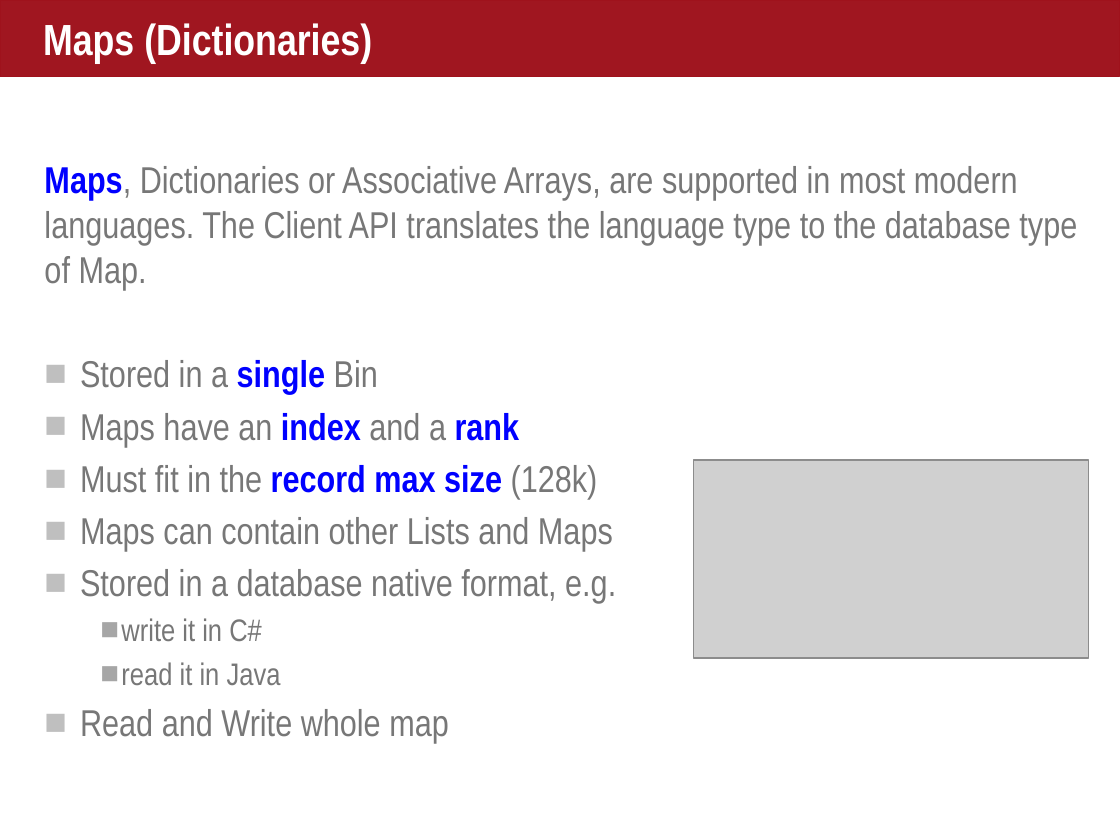
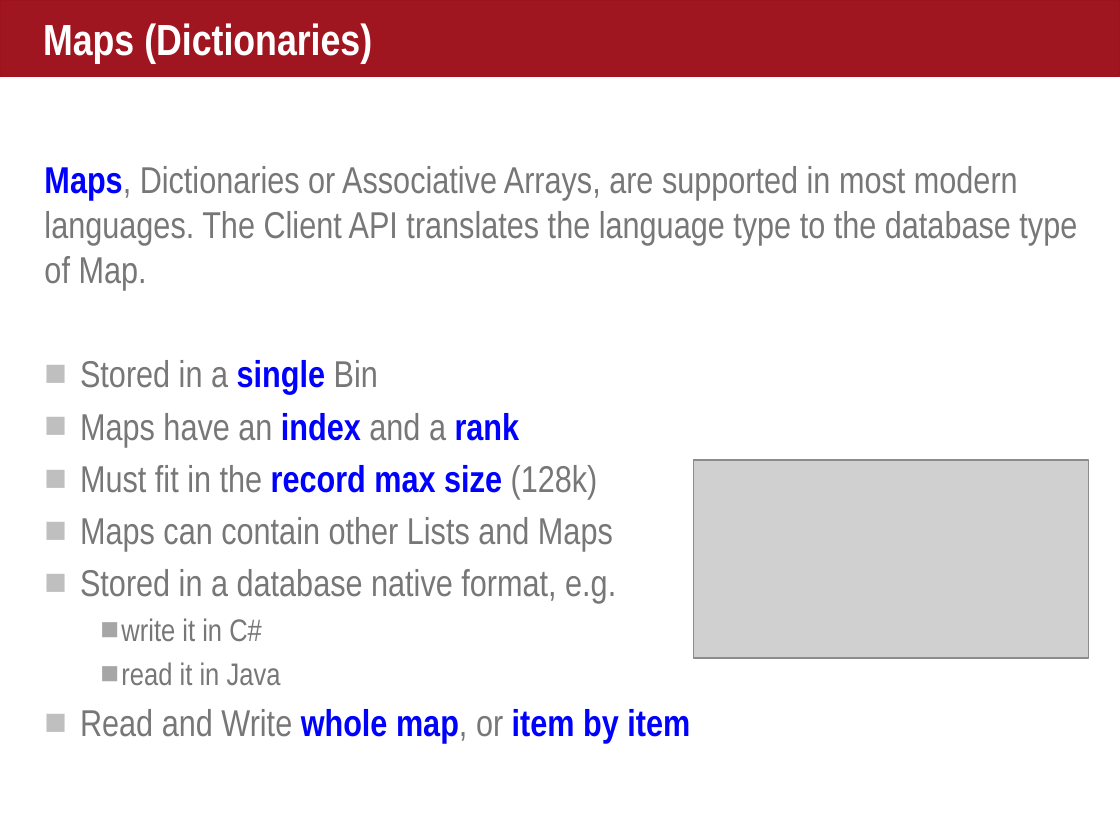
Before and after one commit to helipilot50/aerospike-advanced-concepts, a slide deck: slide 3 of maps/courseware/Maps.pptx. Drawn at 1120x840 pixels with LibreOffice and Linux fonts; fonts in the diff are those of the drawing; grey boxes stand for pictures. Boxes give left, top, right and bottom in pixels: in the first picture for what was removed or moved away, otherwise in the second. Text is boxed around its words. In the diff, an @@ line names an element or a change of style, - is before the commit and + after.

```diff
--- a/maps/courseware/Maps.pptx
+++ b/maps/courseware/Maps.pptx
@@ text at box(80, 709, 690, 743): text changed; text colour #777777 to #0000FF; bold on @@
-■ Read and Write whole map
+■ Read and Write whole map, or item by item
```
Also in this commit, not shown: 5 other slides changed, 3 slides added, 2 slides removed, 2 other files.
